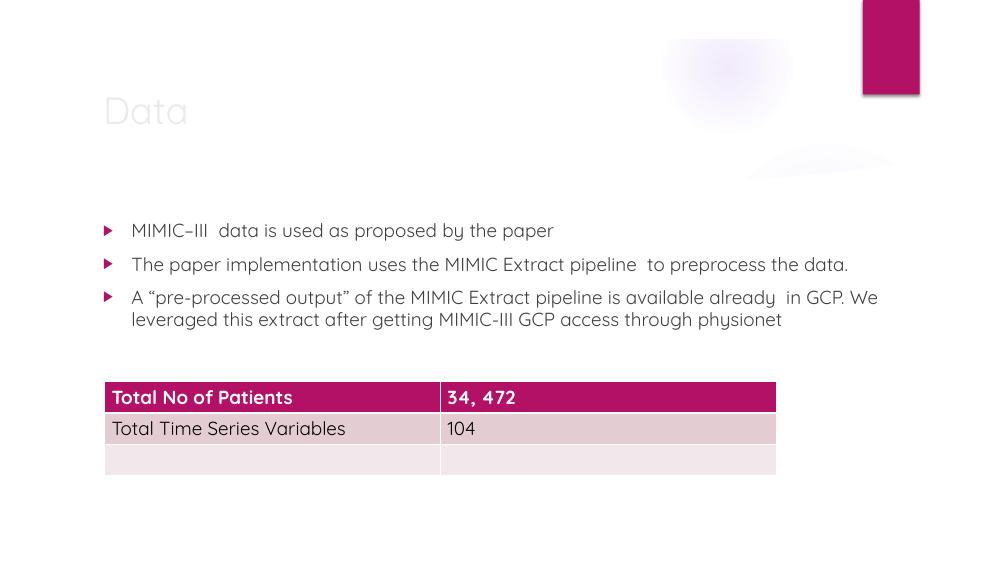
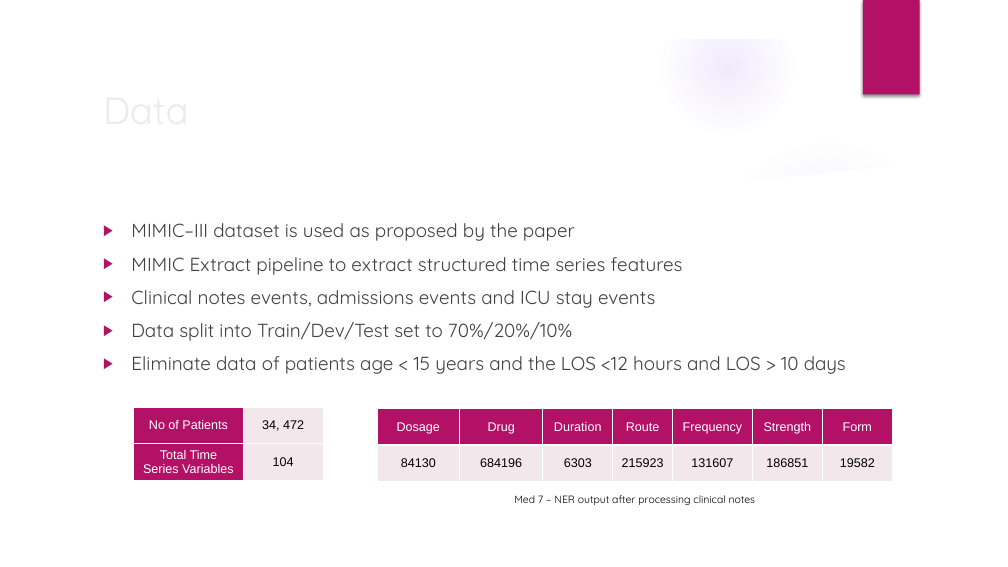
Before and after one commit to s-gopikrishnan/cs-598-dlh-final-project, a slide deck: slide 3 of report/project_presentation.pptx. Drawn at 1008x567 pixels with LibreOffice and Linux fonts; fonts in the diff are those of the drawing; background and template pictures are left out. Boxes give left, top, right and bottom in pixels: in the first picture for what was removed or moved away, otherwise in the second. Text is boxed around its words. In the diff, an @@ line names an element or a change of style, - is before the commit and + after.

Commit message:
feat: updated presentation with data slides

```diff
--- a/report/project_presentation.pptx
+++ b/report/project_presentation.pptx
@@ text at [131,223,846,374]: text changed @@
-▶ MIMIC–III data is used as proposed by the paper
-▶ The paper implementation uses the MIMIC Extract pipeline to preprocess the data.
-▶ A “pre-processed output” of the MIMIC Extract pipeline is available already in GCP. We leveraged this extract after getting MIMIC-III GCP access through physionet
+▶ MIMIC–III dataset is used as proposed by the paper
+▶ MIMIC Extract pipeline to extract structured time series features
+▶ Clinical notes events, admissions events and ICU stay events
+▶ Data split into Train/Dev/Test set to 70%/20%/10%
+▶ Eliminate data of patients age < 15 years and the LOS <12 hours and LOS > 10 days
@@ table at [134,408,324,482] @@
-row 1, column 1: Total No of Patients
+row 1, column 1: No of Patients
-row 3:  | 
@@ table: place and size @@
-table at [104,382,776,474]
+table at [134,408,324,482]
@@ table added at [377,408,892,482], 2 rows, 7 columns @@
+Dosage | Drug | Duration | Route | Frequency | Strength | Form
+84130 | 684196 | 6303 | 215923 | 131607 | 186851 | 19582
@@ text added at [514,495,756,505], 10 pt, text #000000 @@
+Med 7 – NER output after processing clinical notes
```
